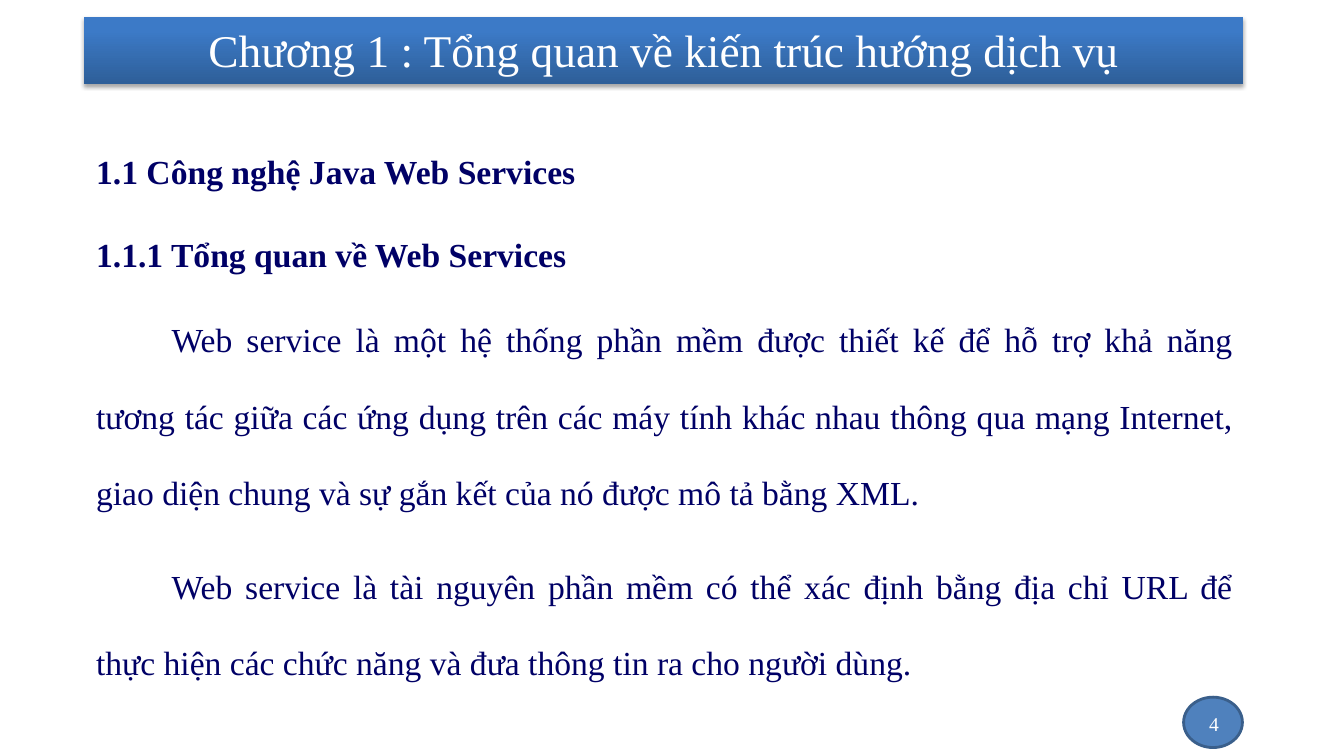
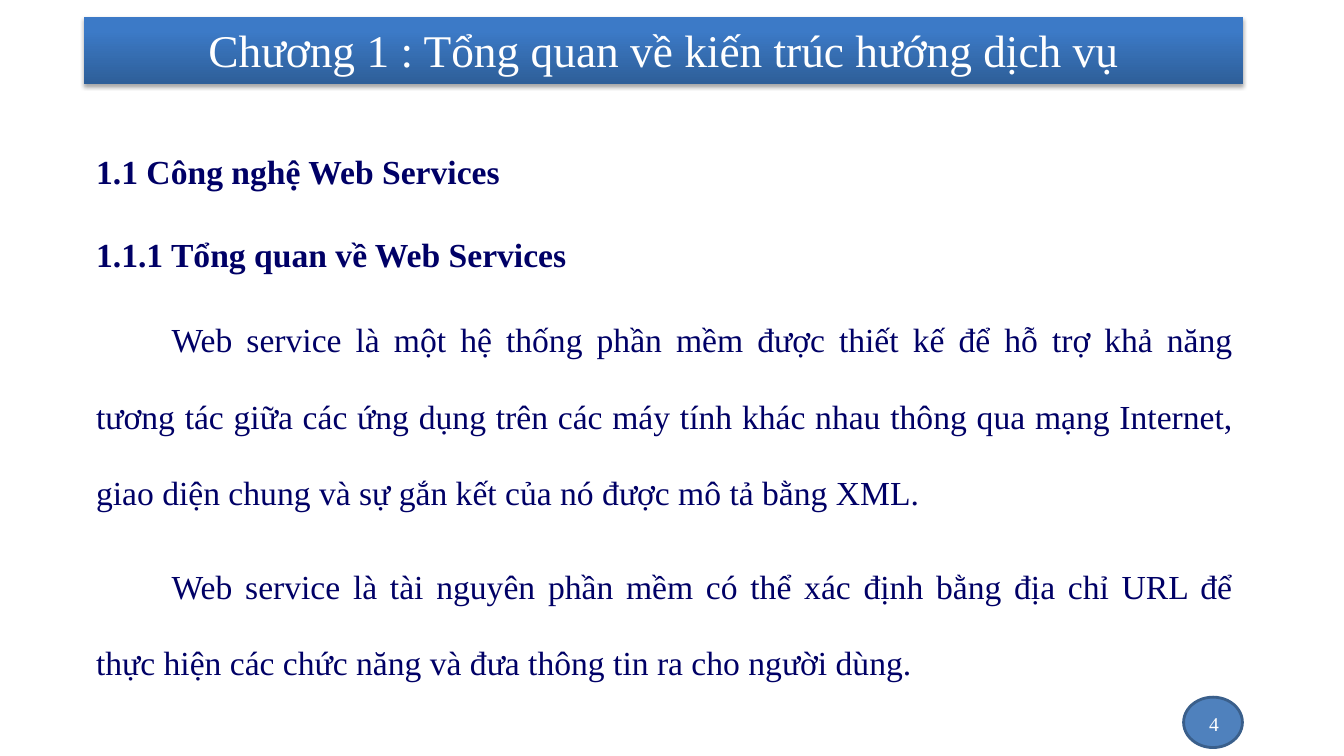
Before and after one commit to nhanhnt/LUANVAN, a slide deck: slide 4 of WORD/luanvan_nhanhnt_ver2.pptx. Drawn at 1344x756 pixels with LibreOffice and Linux fonts; fonts in the diff are those of the drawing; background and template pictures are left out. Boxes give left, top, right and bottom in pixels: in the first picture for what was removed or moved away, otherwise in the second. Text is boxed around its words. In the diff, an @@ line names an element or a change of style, - is before the commit and + after.

```diff
--- a/WORD/luanvan_nhanhnt_ver2.pptx
+++ b/WORD/luanvan_nhanhnt_ver2.pptx
@@ text at <box>96,160,500,190</box>: text changed @@
-1.1 Công nghệ Java Web Services
+1.1 Công nghệ Web Services
```
Also in this commit, not shown: 1 other file.
